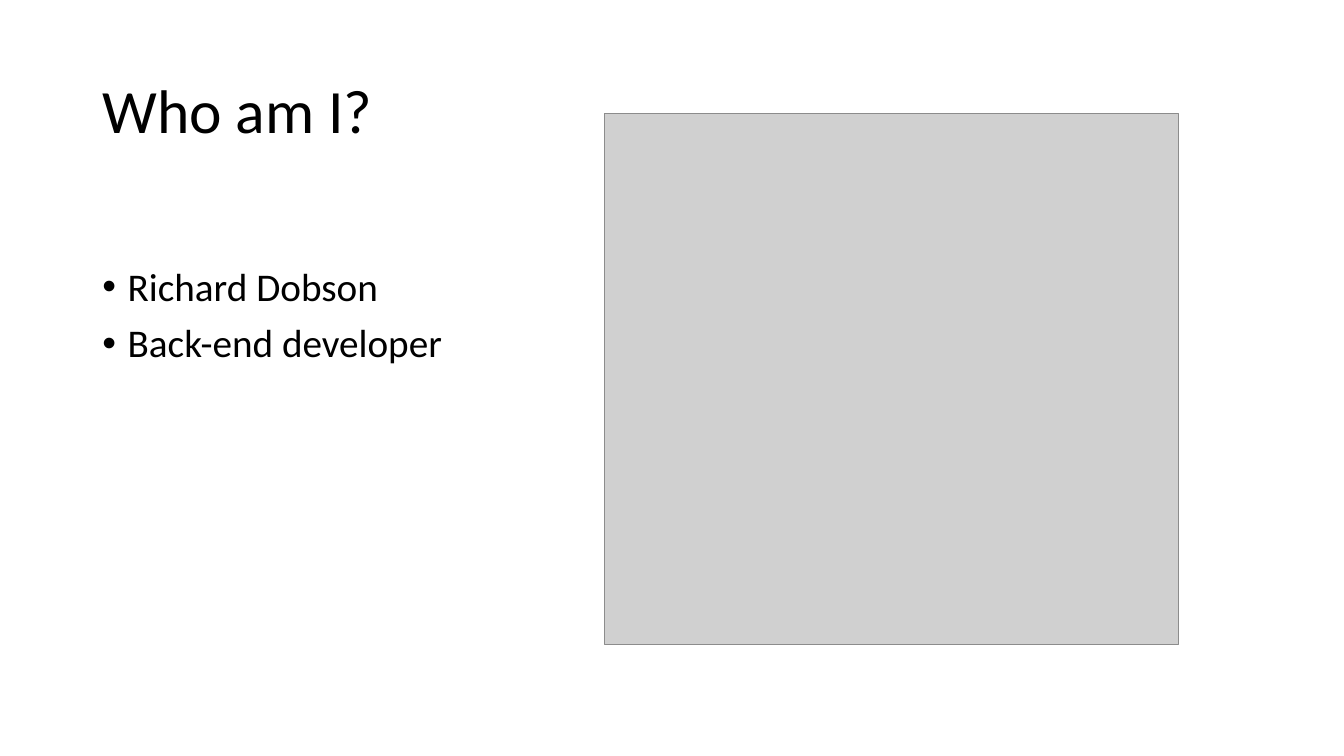
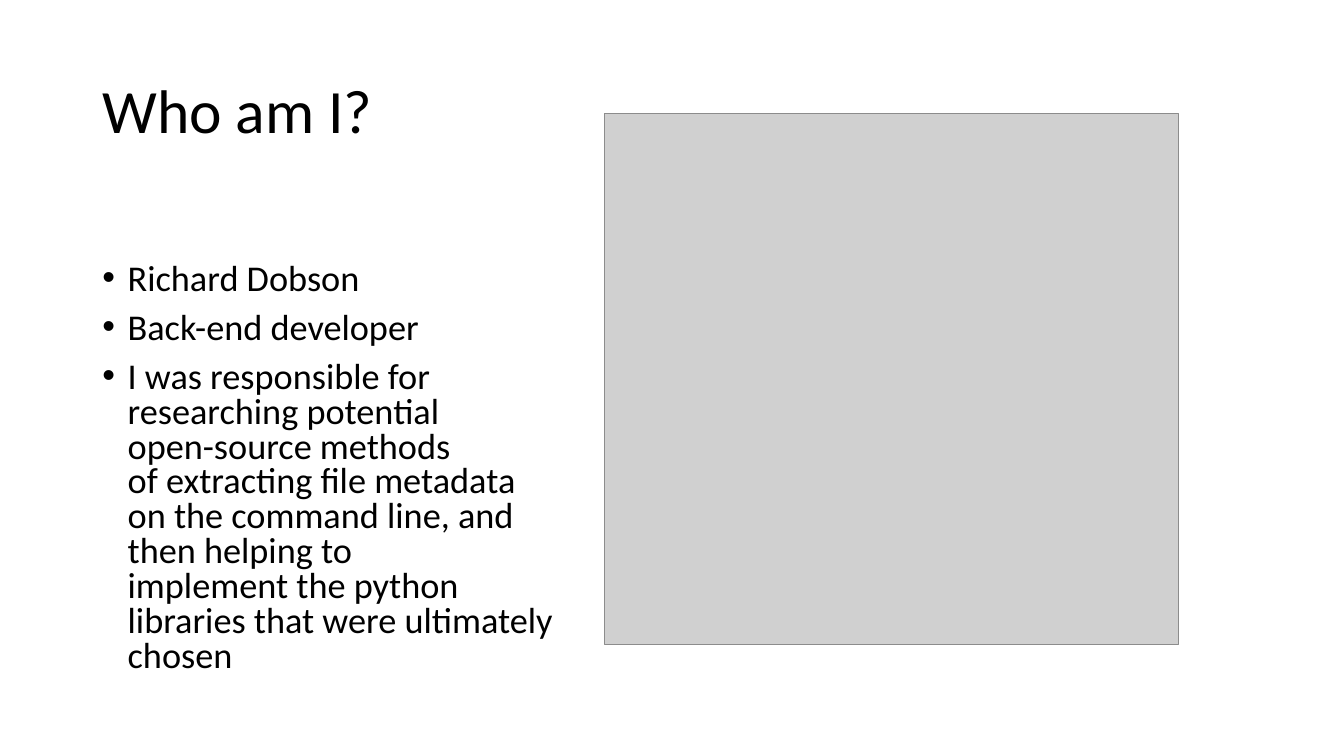
Before and after one commit to JesseHare90/CSC3600-ICT-Professional-Project, a slide deck: slide 2 of Final_Project/presentation/Rick/Section 5.pptx. Drawn at 1344x756 pixels with LibreOffice and Linux fonts; fonts in the diff are those of the drawing; grey boxes stand for pictures. Boxes give left, top, right and bottom in pixels: in the first picture for what was removed or moved away, otherwise in the second. Text is boxed around its words. In the diff, an @@ line names an element or a change of style, - is before the commit and + after.

Commit message:
Second version of Section 5.pptx

```diff
--- a/Final_Project/presentation/Rick/Section 5.pptx
+++ b/Final_Project/presentation/Rick/Section 5.pptx
@@ text at [128,265,419,346]: size 28 to 25.9 pt in "Richard Dobson", "Back-end developer"; line spacing 0.9 to 0.8 @@
@@ text at [128,363,553,669]: paragraph added @@
+• I was responsible for
+  researching potential
+  open-source methods
+  of extracting file metadata
+  on the command line, and
+  then helping to
+  implement the python
+  libraries that were ultimately
+  chosen
```
